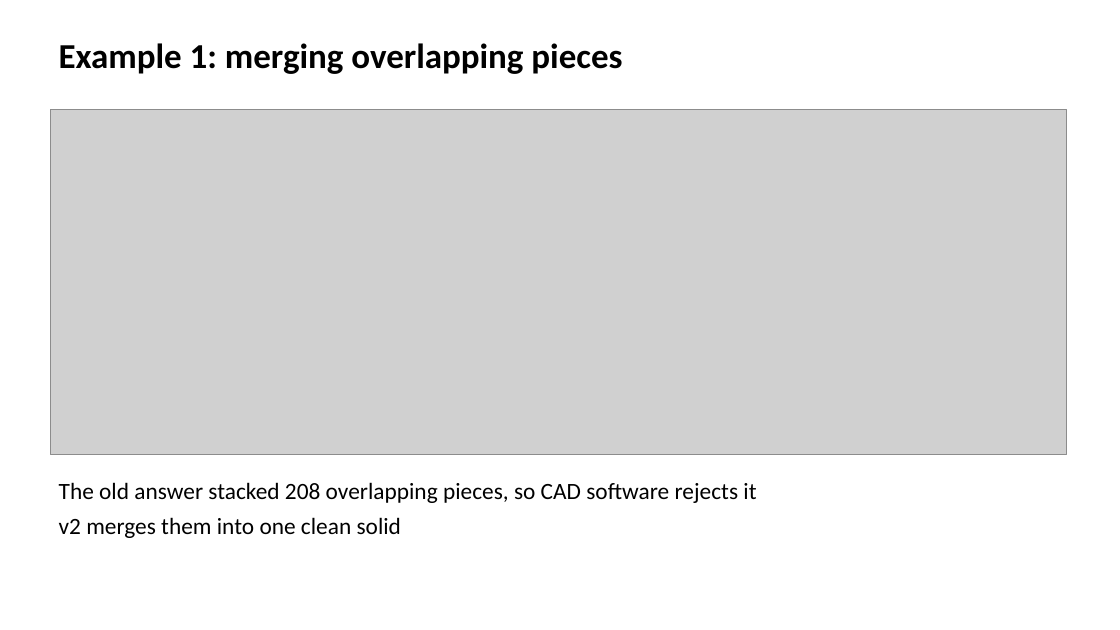
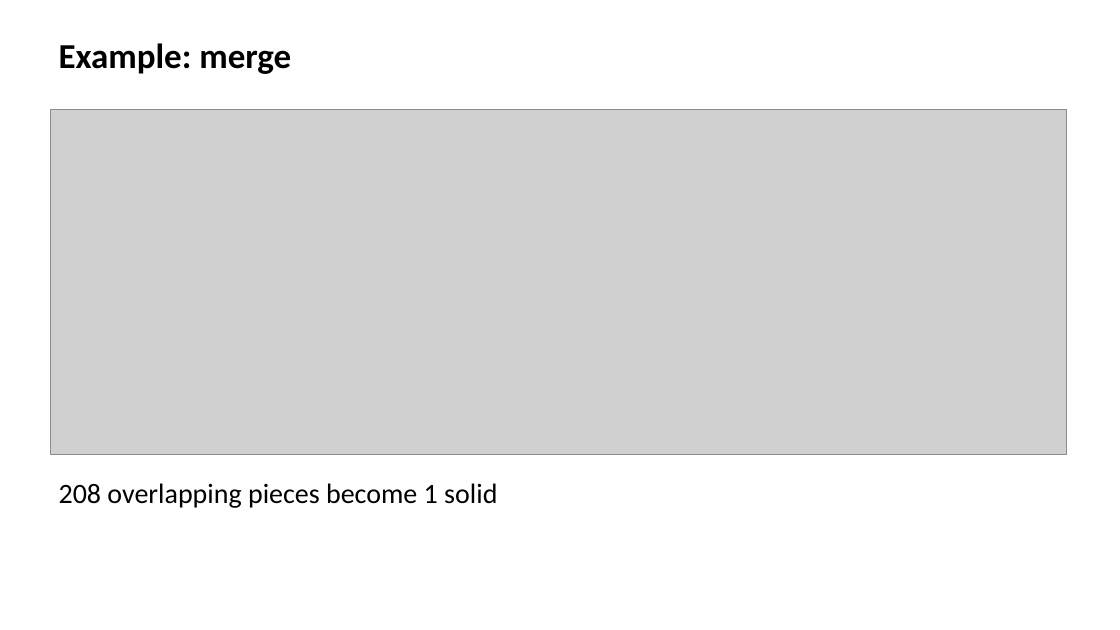
Before and after one commit to andrwlinx/CADFit, a slide deck: slide 4 of bench/figures/v2_2026-10-23/CADFit_v2_update.pptx. Drawn at 1120x630 pixels with LibreOffice and Linux fonts; fonts in the diff are those of the drawing; grey boxes stand for pictures. Boxes give left, top, right and bottom in pixels: in the first picture for what was removed or moved away, otherwise in the second. Text is boxed around its words. In the diff, an @@ line names an element or a change of style, - is before the commit and + after.

Commit message:
Slides: minimal text

```diff
--- a/bench/figures/v2_2026-10-23/CADFit_v2_update.pptx
+++ b/bench/figures/v2_2026-10-23/CADFit_v2_update.pptx
@@ text at [59, 43, 291, 74]: text changed @@
-Example 1: merging overlapping pieces
+Example: merge
@@ text at [59, 483, 497, 508]: text changed; size 20 to 24 pt @@
-The old answer stacked 208 overlapping pieces, so CAD software rejects it
-v2 merges them into one clean solid
+208 overlapping pieces become 1 solid
```
Also in this commit, not shown: 6 other slides changed, 1 other file.
